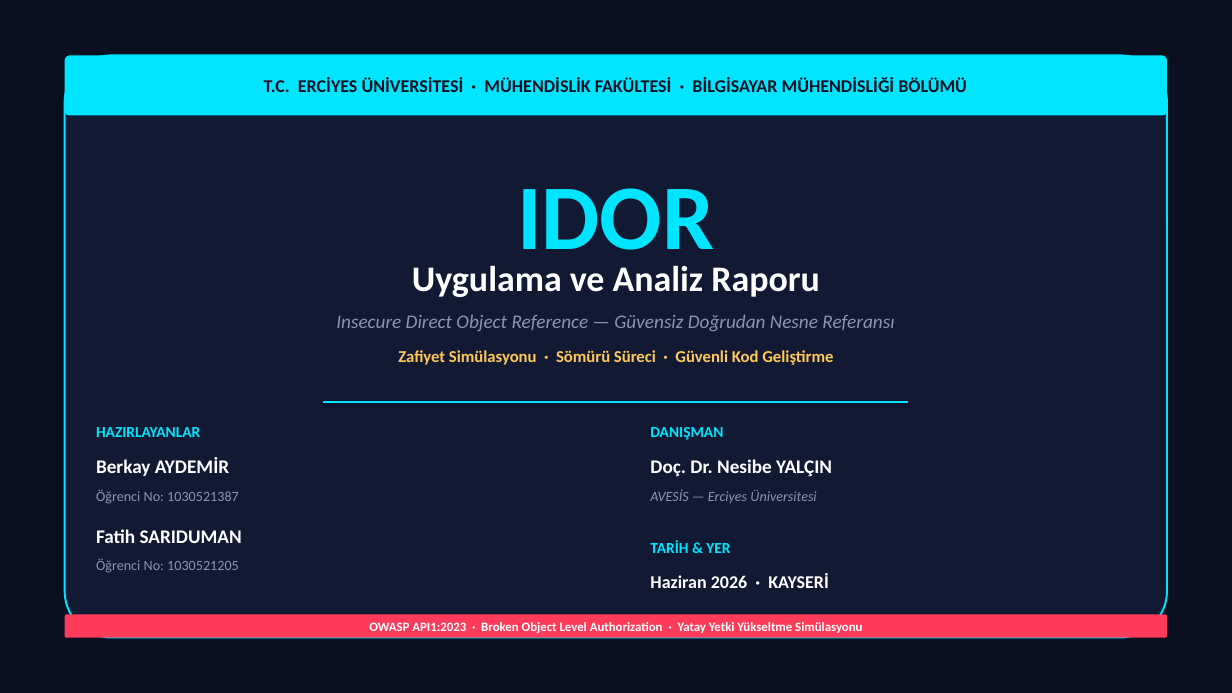
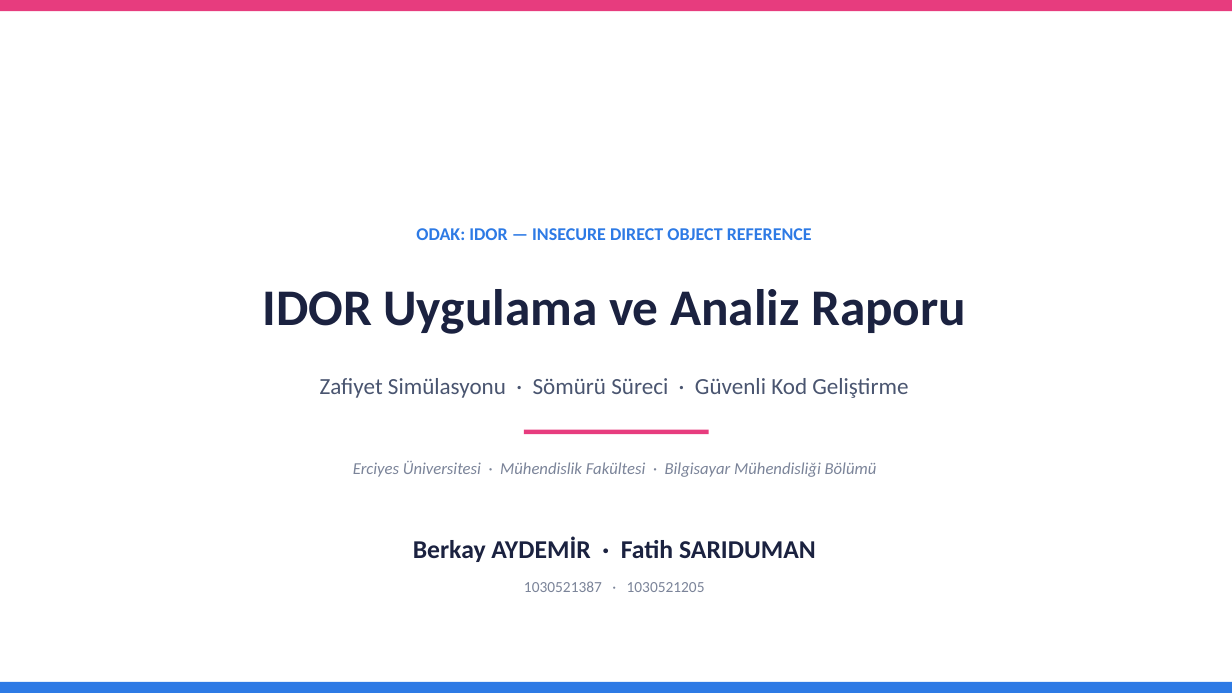
Before and after one commit to aydemirbrkay/IDOR, a slide deck: slide 1 of IDOR_Sunum.pptx. Drawn at 1232x693 pixels with LibreOffice and Linux fonts; fonts in the diff are those of the drawing; background and template pictures are left out. Boxes give left, top, right and bottom in pixels: in the first picture for what was removed or moved away, otherwise in the second. Text is boxed around its words. In the diff, an @@ line names an element or a change of style, - is before the commit and + after.

```diff
--- a/IDOR_Sunum.pptx
+++ b/IDOR_Sunum.pptx
@@ rectangle removed at (0,0,1232,693) @@
@@ rectangle added at (0,0,1232,11), fill #E73C7E @@
@@ rounded rectangle removed at (65,55,1167,638) @@
@@ rounded rectangle removed at (65,55,1167,116) @@
@@ text removed at (264,78,967,92) @@
-T.C. ERCİYES ÜNİVERSİTESİ · MÜHENDİSLİK FAKÜLTESİ · BİLGİSAYAR MÜHENDİSLİĞİ BÖLÜMÜ
@@ text removed at (517,188,714,271) @@
-IDOR
@@ text "ODAK: IDOR — INSECURE DIRECT ..." at (416,228,812,240): vertical alignment middle to top @@
@@ text at (416,228,812,240): text changed; size 15 to 14 pt; text colour #8896B5 to #2D7AE5; bold on; italic off @@
-Insecure Direct Object Reference — Güvensiz Doğrudan Nesne Referansı
+ODAK: IDOR — INSECURE DIRECT OBJECT REFERENCE
@@ text "IDOR Uygulama ve Analiz Raporu" at (262,289,966,334): vertical alignment middle to top @@
@@ text at (262,289,966,334): text changed; size 28 to 40 pt; text colour #FFFFFF to #1B2240 @@
-Uygulama ve Analiz Raporu
+IDOR Uygulama ve Analiz Raporu
@@ text "Zafiyet Simülasyonu · Sömürü Süreci ...": place and size @@
-text "Zafiyet Simülasyonu · Sömürü Süreci ..." at (398,350,833,365)
+text "Zafiyet Simülasyonu · Sömürü Süreci ..." at (320,378,908,398)
@@ text "Zafiyet Simülasyonu · Sömürü Süreci ..." at (320,378,908,398): size 13 to 18 pt, text colour #FFC857 to #4A5570, bold off; line spacing 1 to 1.15; vertical alignment middle to top @@
@@ line removed from (323, 402) to (909, 402) @@
@@ text removed at (96,427,200,437) @@
-HAZIRLAYANLAR
@@ rectangle added at (524,430,709,434), fill #E73C7E @@
@@ text removed at (650,427,723,440) @@
-DANIŞMAN
@@ text added at (353,461,877,477), 13 pt, text #7B8499, italic @@
+Erciyes Üniversitesi · Mühendislik Fakültesi · Bilgisayar Mühendisliği Bölümü
@@ text removed at (650,459,832,477) @@
-Doç. Dr. Nesibe YALÇIN
@@ text removed at (96,490,239,504) @@
-Öğrenci No: 1030521387
@@ text removed at (650,489,816,503) @@
-AVESİS — Erciyes Üniversitesi
@@ text removed at (96,529,242,543) @@
-Fatih SARIDUMAN
@@ text at (413,537,816,562): text changed; size 15 to 20 pt; text colour #FFFFFF to #1B2240 @@
-Berkay AYDEMİR
+Berkay AYDEMİR · Fatih SARIDUMAN
@@ text removed at (96,559,239,573) @@
-Öğrenci No: 1030521205
@@ text removed at (650,540,730,553) @@
-TARİH & YER
@@ text added at (524,581,705,592), 12 pt, text #7B8499 @@
+1030521387 · 1030521205
@@ text removed at (650,573,829,588) @@
-Haziran 2026 · KAYSERİ
@@ rounded rectangle removed at (65,615,1167,638) @@
@@ text removed at (369,622,862,633) @@
-OWASP API1:2023 · Broken Object Level Authorization · Yatay Yetki Yükseltme Simülasyonu
@@ rectangle added at (0,682,1232,693), fill #2D7AE5 @@
```
Also in this commit, not shown: 11 other slides changed.
